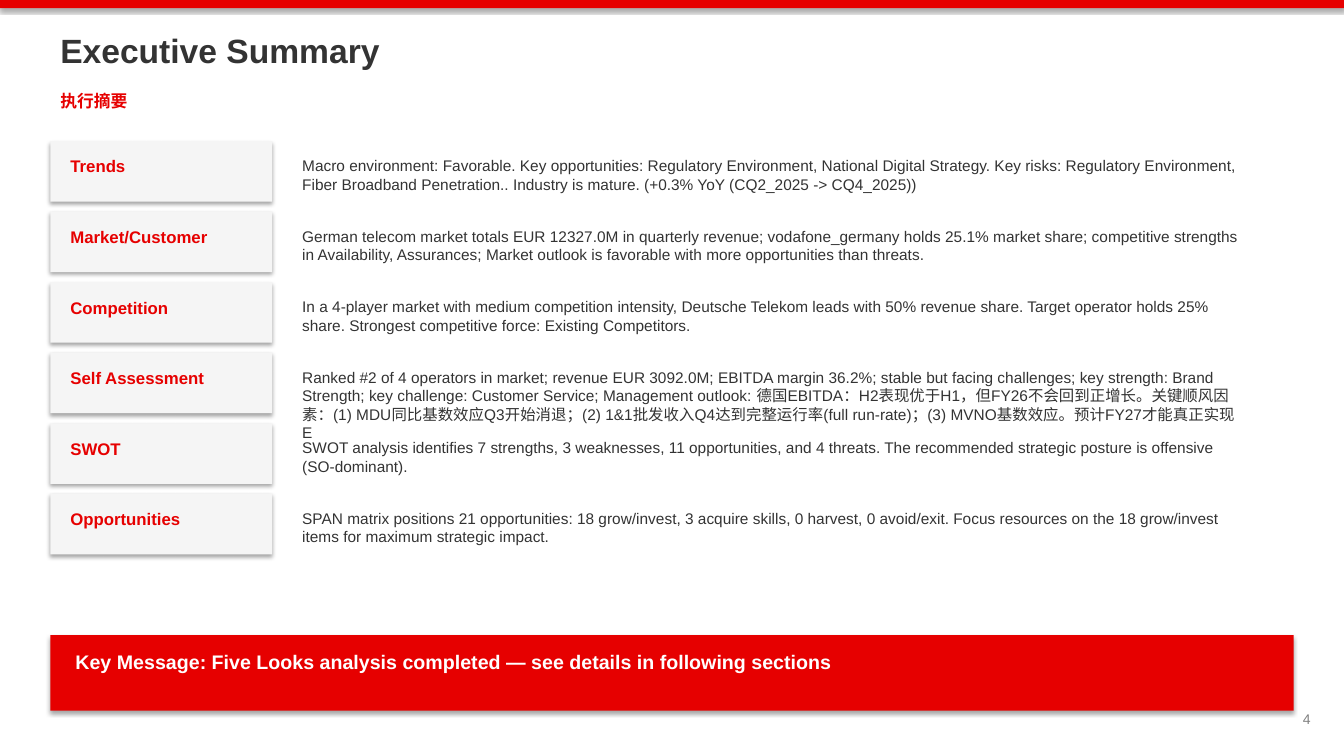
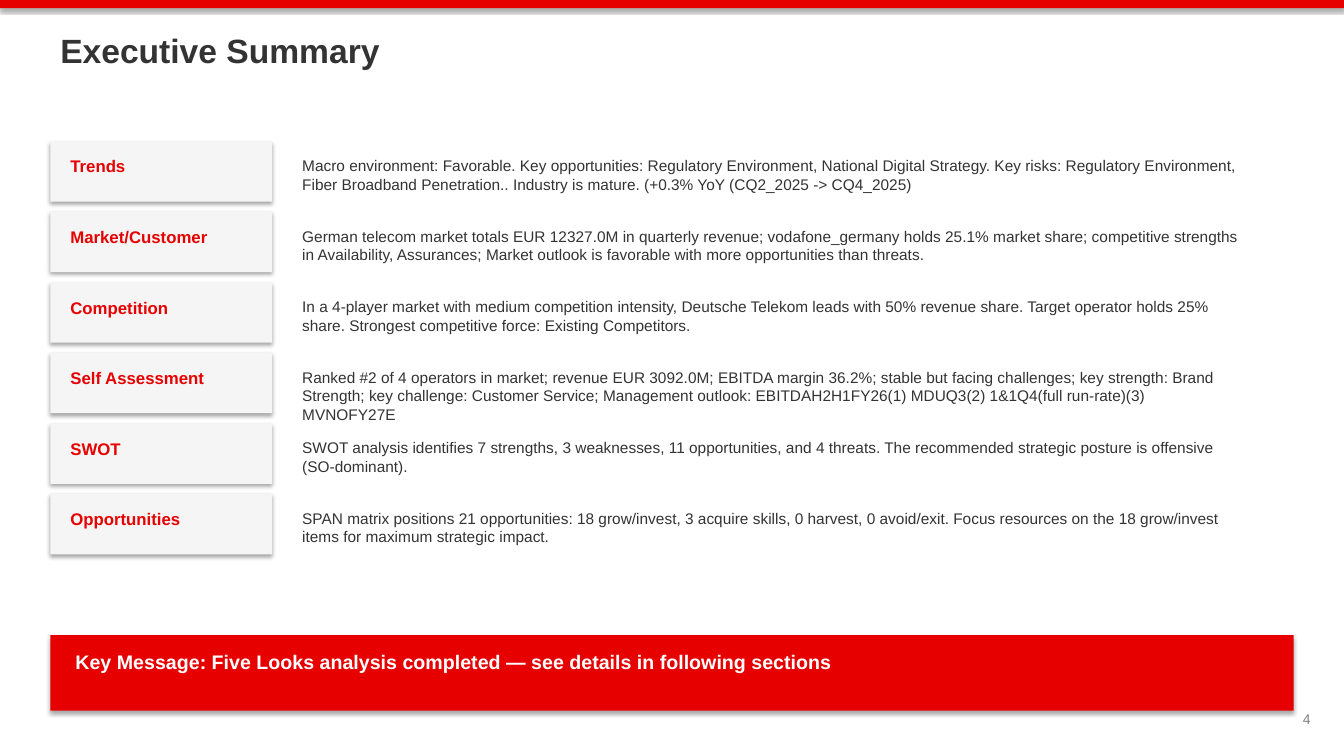
Before and after one commit to mypinseeker/BLM-Financial-Report-Analysis, a slide deck: slide 4 of data/output/blm_vodafone_germany_q3fy26_v2_draft.pptx. Drawn at 1344x756 pixels with LibreOffice and Linux fonts; fonts in the diff are those of the drawing. Boxes give left, top, right and bottom in pixels: in the first picture for what was removed or moved away, otherwise in the second. Text is boxed around its words. In the diff, an @@ line names an element or a change of style, - is before the commit and + after.

```diff
--- a/data/output/blm_vodafone_germany_q3fy26_v2_draft.pptx
+++ b/data/output/blm_vodafone_germany_q3fy26_v2_draft.pptx
@@ text removed at [60,92,127,109] @@
-执行摘要
@@ text at [302,160,1235,193]: text changed @@
-Macro environment: Favorable. Key opportunities: Regulatory Environment, National Digital Strategy. Key risks: Regulatory Environment, Fiber Broadband Penetration.. Industry is mature. (+0.3% YoY (CQ2_2025 -> CQ4_2025))
+Macro environment: Favorable. Key opportunities: Regulatory Environment, National Digital Strategy. Key risks: Regulatory Environment, Fiber Broadband Penetration.. Industry is mature. (+0.3% YoY (CQ2_2025 -> CQ4_2025)
@@ text at [302,372,1213,420]: text changed @@
-Ranked #2 of 4 operators in market; revenue EUR 3092.0M; EBITDA margin 36.2%; stable but facing challenges; key strength: Brand Strength; key challenge: Customer Service; Management outlook: 德国EBITDA：H2表现优于H1，但FY26不会回到正增长。关键顺风因素：(1) MDU同比基数效应Q3开始消退；(2) 1&1批发收入Q4达到完整运行率(full run-rate)；(3) MVNO基数效应。预计FY27才能真正实现E
+Ranked #2 of 4 operators in market; revenue EUR 3092.0M; EBITDA margin 36.2%; stable but facing challenges; key strength: Brand Strength; key challenge: Customer Service; Management outlook: EBITDAH2H1FY26(1) MDUQ3(2) 1&1Q4(full run-rate)(3) MVNOFY27E
```
Also in this commit, not shown: 37 other slides changed, 1 other file.
